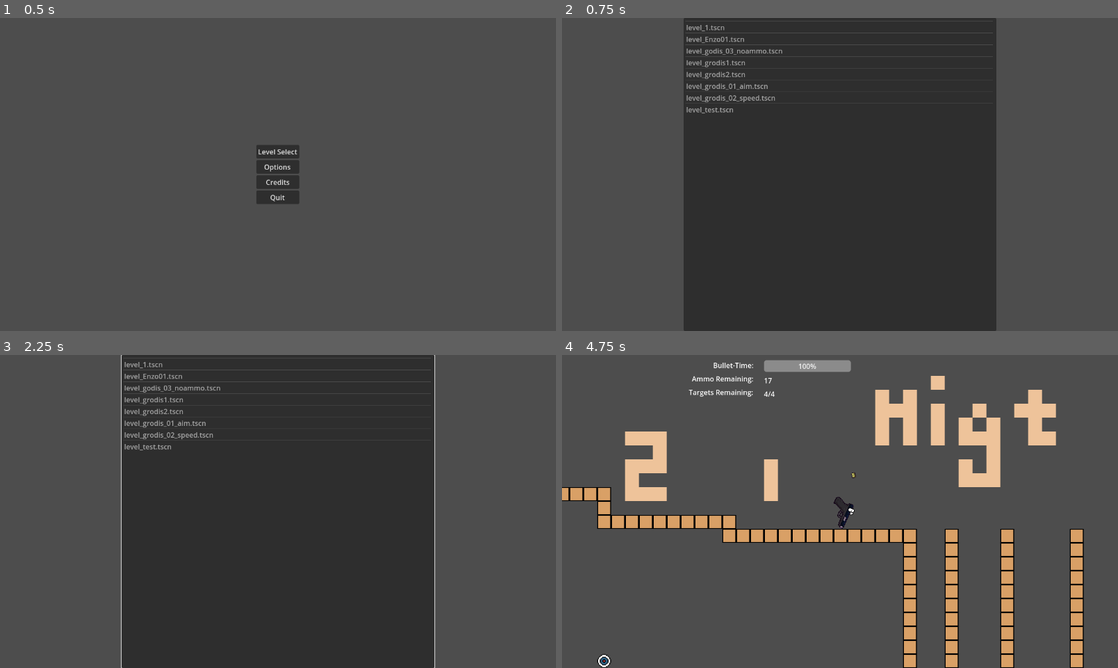
Above: before the commit, frames 1-4 (two rows, left to right).
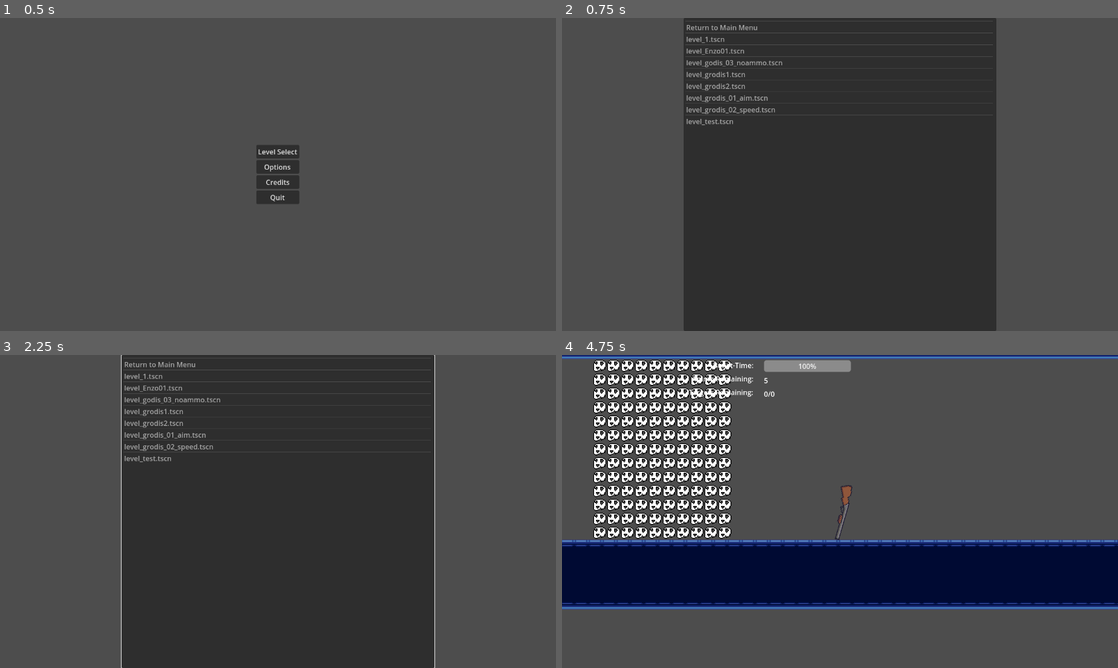
Above: after the commit, the same moments.

Repository: GamesFromANobody/JumpGun
Game: Godot game, scene res://Scenes/UI/main_menu.tscn
Two runs of this game, one before a commit and one after it. Both use one fixed random seed, a clock stepped at 60 frames per second and the inputs below.
Inputs (mouse positions are in pixels of both pictures, inside the frame that each line leads up to):
- Up to frame 1 (0.5 s): no input
- Up to frame 2 (0.75 s): click "Level Select" at 0.5 s
- Up to frame 3 (2.25 s): tap Enter at 1.25 s; move the mouse to (400, 495) at 1.27 s; hold Right mouse button (aimSlowdown) 1.28-2.03 s; tap Space at 2 s; move the mouse to (166, 527) at 2.02 s; click (166, 527) at 2.1 s
- Up to frame 4 (4.75 s): tap Enter at 2.75 s; move the mouse to (895, 442) at 2.77 s; hold Right mouse button (aimSlowdown) 2.78-3.5 s; click "Default" at 3.5 s; move the mouse to (812, 574) at 4.27 s; click (812, 574) at 4.35 s

Frame 1 is identical in both runs. In frame 2, 0.7% of the frame differs, in the area x 22-40%, y 2-35%; in frame 3, 0.7%; in frame 4, 41%, in the area x 0-100%, y 0-100%.

Commit message:
add main menu to level select screen
first slot of level select dialog is now "Return to Main Menu"

Diff:
--- a/jumpgun/Scripts/UI/level_select.gd
+++ b/jumpgun/Scripts/UI/level_select.gd
@@ -1,6 +1,6 @@
 extends Control
 
-var fileToLoad = "res://Scenes/Levels/level_test.tscn"
+var fileToLoad = "res://Scenes/UI/main_menu.tscn"
 
 var gunResources : Array[PlayerGunTypes] = [
 	preload("res://Resources/Player/Resource_player_pistol.tres"),
@@ -12,6 +12,7 @@
 func _ready() -> void:
 	$AspectRatioContainer/GunSelect.hide()
 	$AspectRatioContainer/ItemList.show()
+	$AspectRatioContainer/ItemList.add_item("Return to Main Menu")
 	for file in DirAccess.open("res://Scenes/Levels/").get_files():
 		print(file)
 		$AspectRatioContainer/ItemList.add_item(str(file))
@@ -38,10 +39,14 @@
 
 
 func _on_item_list_item_clicked(index: int, at_position: Vector2, mouse_button_index: int) -> void:
-	fileToLoad = "res://Scenes/Levels/" + levelList[index - 1]
-	print(fileToLoad)
-	$AspectRatioContainer/ItemList.hide()
-	$AspectRatioContainer/GunSelect.show()
+	print("item list index: ", index)
+	if index == 1:
+		get_tree().change_scene_to_file("res://Scenes/UI/main_menu.tscn")
+	else:
+		fileToLoad = "res://Scenes/Levels/" + levelList[index - 2]
+		print(fileToLoad)
+		$AspectRatioContainer/ItemList.hide()
+		$AspectRatioContainer/GunSelect.show()
 
 
 func _on_pistol_pressed() -> void:
